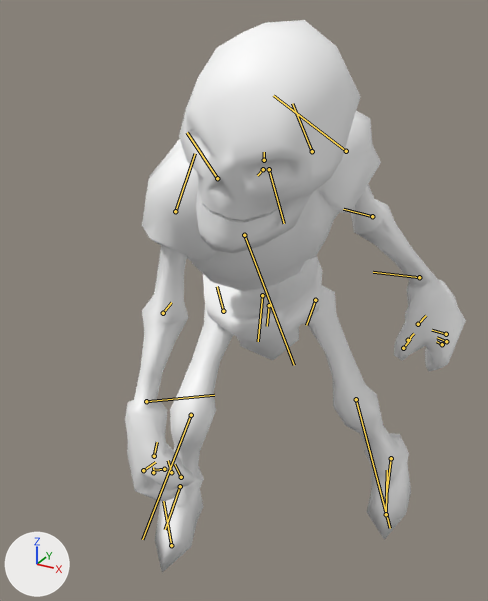
An edit to the FBX model Engine/Game/Assets/Skeleton_Attack.fbx, drawn before and after from the same camera.
Rendered twice from a camera (50 mm lens) standing at (0.16, -0.343, 0.329) and looking at (-0.009, -0.035, 0.175). Arrows for +X, +Y and +Z are at lower left; the lights stay in place. Both versions are drawn at frame 2 of the action 'Take 001'; the numbers are the values there. The bones that bend it are drawn over the model as lines.
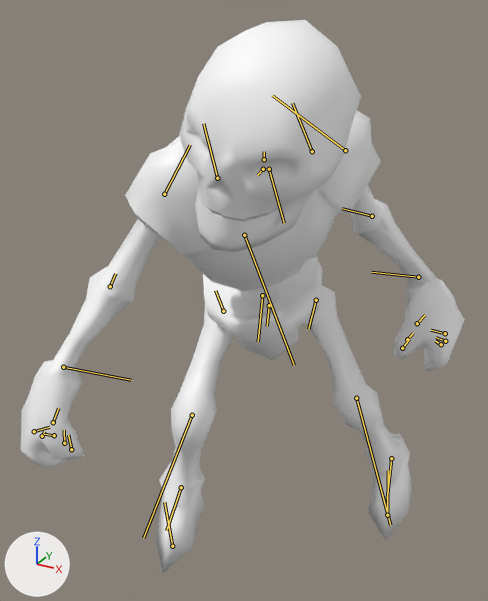
What differs and where, as boxes (x1, y1, x2, y2) in the pictures (488 x 601 px):
'Object02', posed (30% wider)
    before: (125, 20, 466, 573)
    after: (21, 20, 465, 573)
bone 'Bip001 R Clavicle', root to tip
    before: (217, 178) to (187, 132)
    after: (217, 178) to (203, 123)
bone 'Bip001 R UpperArm', root to tip
    before: (175, 211) to (195, 153)
    after: (164, 194) to (190, 145)
bone 'Bip001 R Forearm', root to tip
    before: (163, 313) to (171, 302)
    after: (110, 286) to (115, 273)
bone 'Bip001 R Hand', root to tip
    before: (146, 401) to (214, 395)
    after: (63, 367) to (131, 380)
bone 'Bip001 L Thigh', root to tip
    before: (315, 300) to (306, 325)
    after: (316, 300) to (308, 329)
bone 'Bip001 L Calf', root to tip
    before: (356, 399) to (390, 528)
    after: (356, 398) to (390, 525)
bone 'Bip001 L Foot', root to tip
    before: (391, 458) to (386, 498)
    after: (391, 458) to (387, 498)
bone 'Bip001 R Thigh', root to tip
    before: (223, 311) to (217, 286)
    after: (223, 311) to (215, 290)
bone 'Bip001 R Calf', root to tip
    before: (191, 415) to (142, 539)
    after: (192, 415) to (143, 538)

What the commit changed:
Bone 'Bip001 R Clavicle' (bone_bip001_r_clavicle) turns from (-15, 15, -18) to (-8, 30, 0) degrees about its own x, y and z.
Bone 'Bip001 R UpperArm' (bone_bip001_r_upperarm) turns from (67, -16, -40) to (68, -14, -41) degrees about its own x, y and z.
Bone 'Bip001 R Forearm' (bone_bip001_r_forearm) turns from (0, 0, -19) to (0, 0, -15) degrees about its own x, y and z.
Bone 'Bip001 R Hand' (bone_bip001_r_hand) turns from (-31, 18, -7) to (-31, 16, -7) degrees about its own x, y and z.
Bone 'Bip001 L Thigh' (bone_bip001_l_thigh) turns from (-1, 2, 25) to (-1, 2, 23) degrees about its own x, y and z.
Bone 'Bip001 L Calf' (bone_bip001_l_calf) turns from (0, 0, -27) to (0, 0, -24) degrees about its own x, y and z.
Bone 'Bip001 L Foot' (bone_bip001_l_foot) turns from (27, -13, 13) to (27, -13, 12) degrees about its own x, y and z.
Bone 'Bip001 R Thigh' (bone_bip001_r_thigh) turns from (-8, -9, 51) to (-8, -9, 49) degrees about its own x, y and z.
Bone 'Bip001 R Calf' (bone_bip001_r_calf) turns from (0, 0, -44) to (0, 0, -41) degrees about its own x, y and z.
